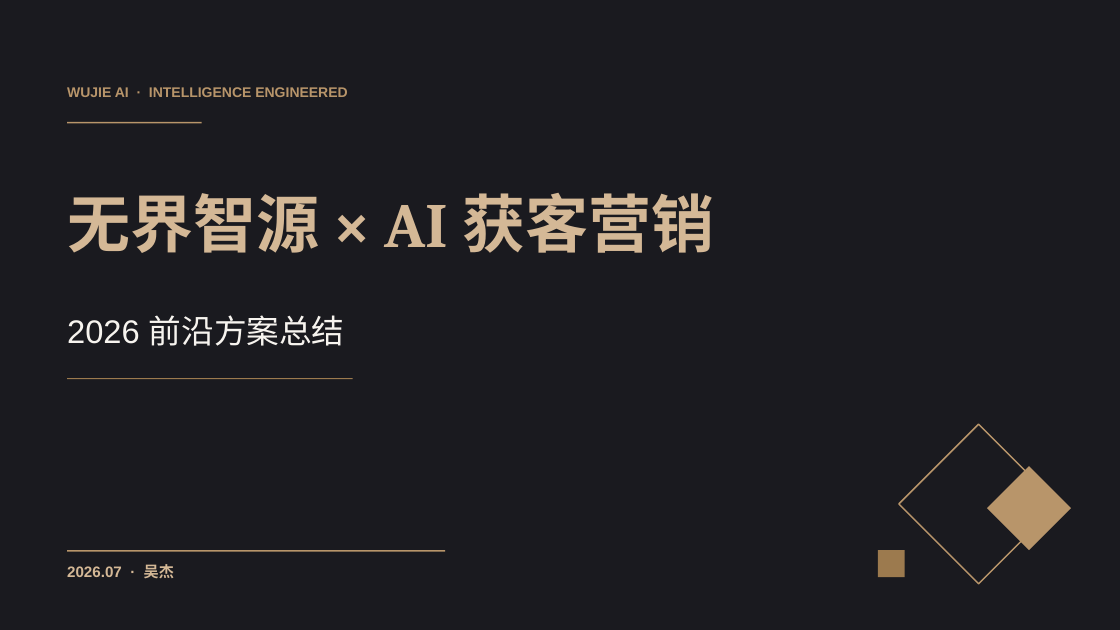
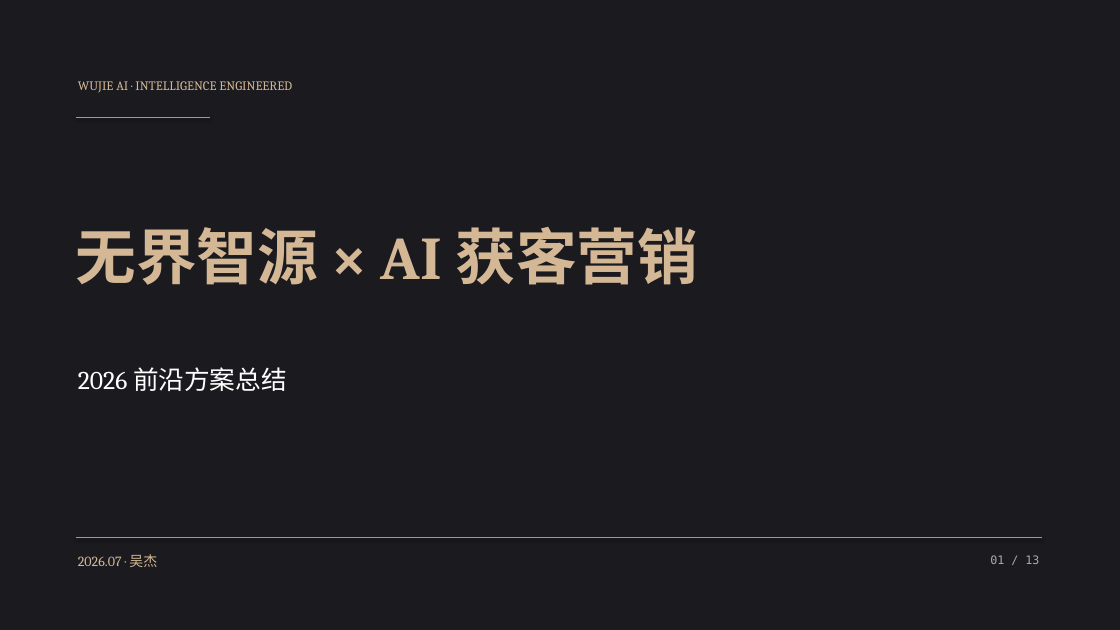
Before and after one commit to 43965555/wujie-ai, a slide deck: slide 1 of pitch/ai-marketing-2026.pptx. Drawn at 1120x630 pixels with LibreOffice and Linux fonts; fonts in the diff are those of the drawing. Boxes give left, top, right and bottom in pixels: in the first picture for what was removed or moved away, otherwise in the second. Text is boxed around its words. In the diff, an @@ line names an element or a change of style, - is before the commit and + after.

```diff
--- a/pitch/ai-marketing-2026.pptx
+++ b/pitch/ai-marketing-2026.pptx
@@ text "WUJIE AI · INTELLIGENCE ENGINEERED" moved from (x1=67, y1=87, x2=347, y2=97) to (x1=78, y1=81, x2=292, y2=93) @@
@@ text "WUJIE AI · INTELLIGENCE ENGINEERED" at (x1=78, y1=81, x2=292, y2=93): size 12 to 11 pt, font Arial to Cambria, text colour #B8956A to #D4B896, bold off; more space between paragraphs @@
@@ line added from (76, 118) to (210, 118), #B8956A 1.2 pt @@
@@ rectangle removed at (x1=67, y1=122, x2=202, y2=124) @@
@@ text "无界智源 × AI 获客营销" moved from (x1=67, y1=193, x2=714, y2=253) to (x1=76, y1=227, x2=698, y2=285) @@
@@ text "无界智源 × AI 获客营销" at (x1=76, y1=227, x2=698, y2=285): size 54 to 52 pt, text colour gradient #D4B896 to #9C7A4E to gradient #B8956A to #D4B896 to #9C7A4E @@
@@ rectangle removed at (x1=67, y1=378, x2=353, y2=379) @@
@@ text "2026 前沿方案总结" moved from (x1=67, y1=315, x2=345, y2=346) to (x1=78, y1=367, x2=287, y2=391) @@
@@ text "2026 前沿方案总结" at (x1=78, y1=367, x2=287, y2=391): size 28 to 22 pt, font Arial to Cambria, text colour #F7F4EF to #FFFFFF; more space between paragraphs @@
@@ diamond removed at (x1=899, y1=424, x2=1059, y2=584) @@
@@ diamond removed at (x1=987, y1=466, x2=1071, y2=550) @@
@@ line added from (76, 538) to (1042, 538), #B8956A 1.2 pt @@
@@ rectangle removed at (x1=67, y1=550, x2=445, y2=552) @@
@@ text "2026.07 · 吴杰" moved from (x1=67, y1=564, x2=174, y2=578) to (x1=78, y1=554, x2=157, y2=567) @@
@@ text "2026.07 · 吴杰" at (x1=78, y1=554, x2=157, y2=567): size 13 to 12 pt, font Arial to Cambria, bold off; more space between paragraphs @@
@@ rectangle removed at (x1=878, y1=550, x2=905, y2=577) @@
@@ text added at (x1=990, y1=555, x2=1039, y2=564), 10 pt, text #AAAAAA @@
+01 / 13
```
Also in this commit, not shown: 8 other slides changed, 4 slides added, 4 slides removed.
